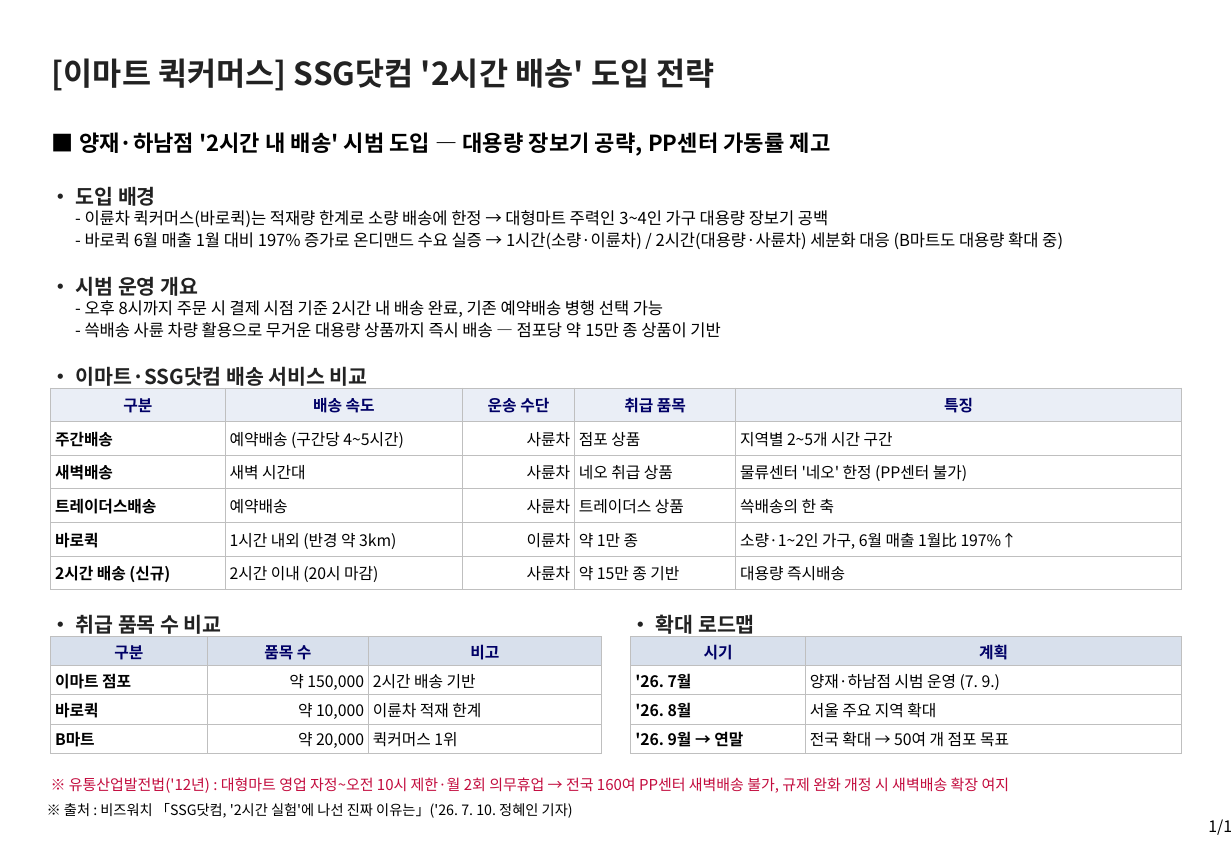
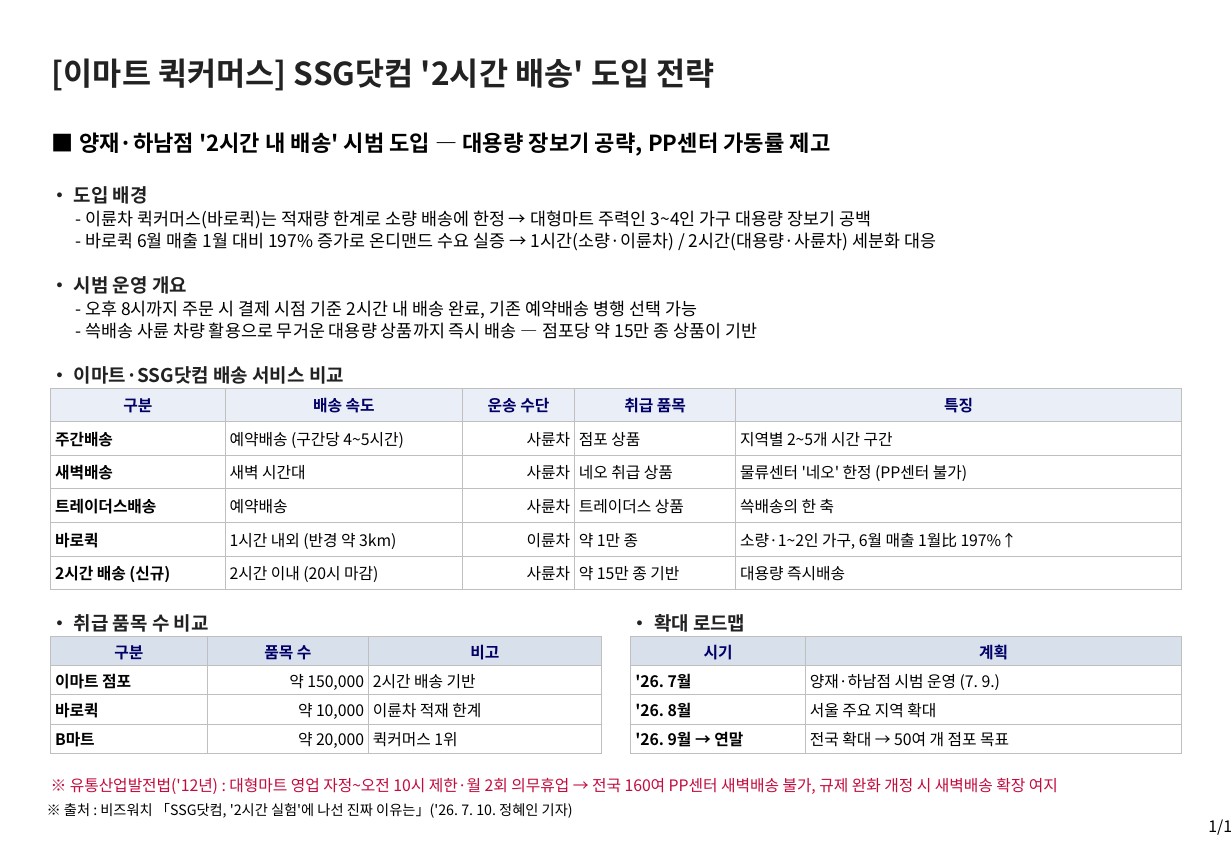
Before and after one commit to avoseed/web1, a slide deck: slide 1 of reports/ssg-quickcommerce-onepager.pptx. Drawn at 1232x853 pixels with LibreOffice and Linux fonts; fonts in the diff are those of the drawing. Boxes give left, top, right and bottom in pixels: in the first picture for what was removed or moved away, otherwise in the second. Text is boxed around its words. In the diff, an @@ line names an element or a change of style, - is before the commit and + after.

```diff
--- a/reports/ssg-quickcommerce-onepager.pptx
+++ b/reports/ssg-quickcommerce-onepager.pptx
@@ text at [85,232,936,251]: text changed; size 10.5 to 11 pt @@
-- 바로퀵 6월 매출 1월 대비 197% 증가로 온디맨드 수요 실증 → 1시간(소량·이륜차) / 2시간(대용량·사륜차) 세분화 대응 (B마트도 대용량 확대 중)
+- 바로퀵 6월 매출 1월 대비 197% 증가로 온디맨드 수요 실증 → 1시간(소량·이륜차) / 2시간(대용량·사륜차) 세분화 대응
@@ size 10.5 to 11 pt in 3 elements at [85,210,872,229], [85,300,697,318], [85,322,758,339] @@
@@ size 13 to 12 pt in 5 elements at [74,186,148,204], [74,276,187,294], [74,366,344,384], [74,614,209,632], [654,614,745,632] @@
@@ text "※ 유통산업발전법('12년) : 대형마트 영업 ..." at [70,777,1058,794]: size 9.5 to 10 pt @@
```
Also in this commit, not shown: 5 other files.
